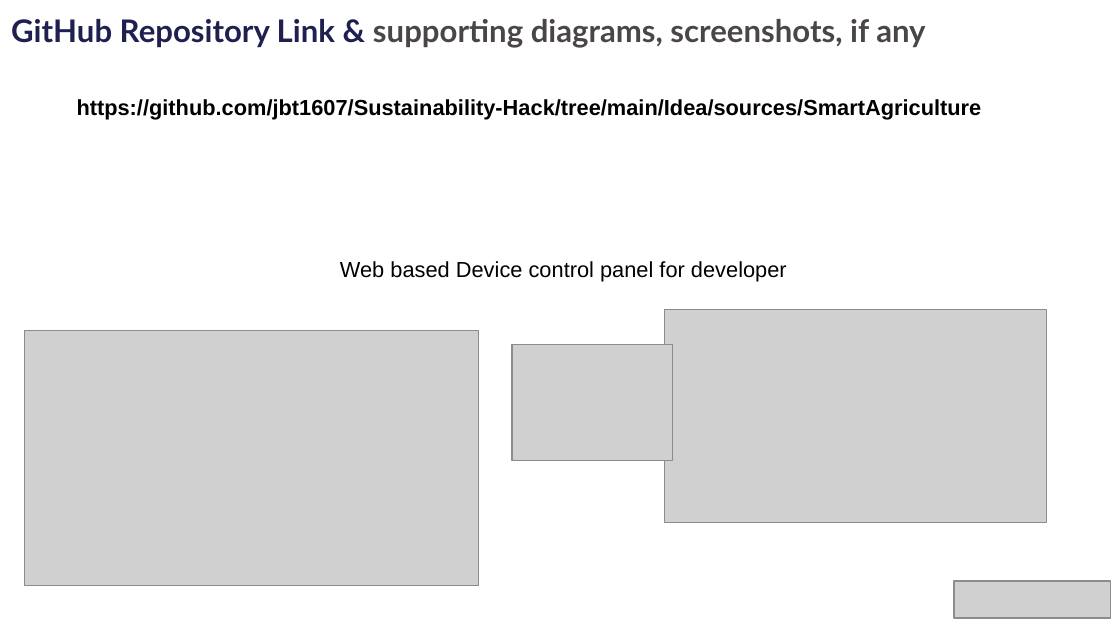
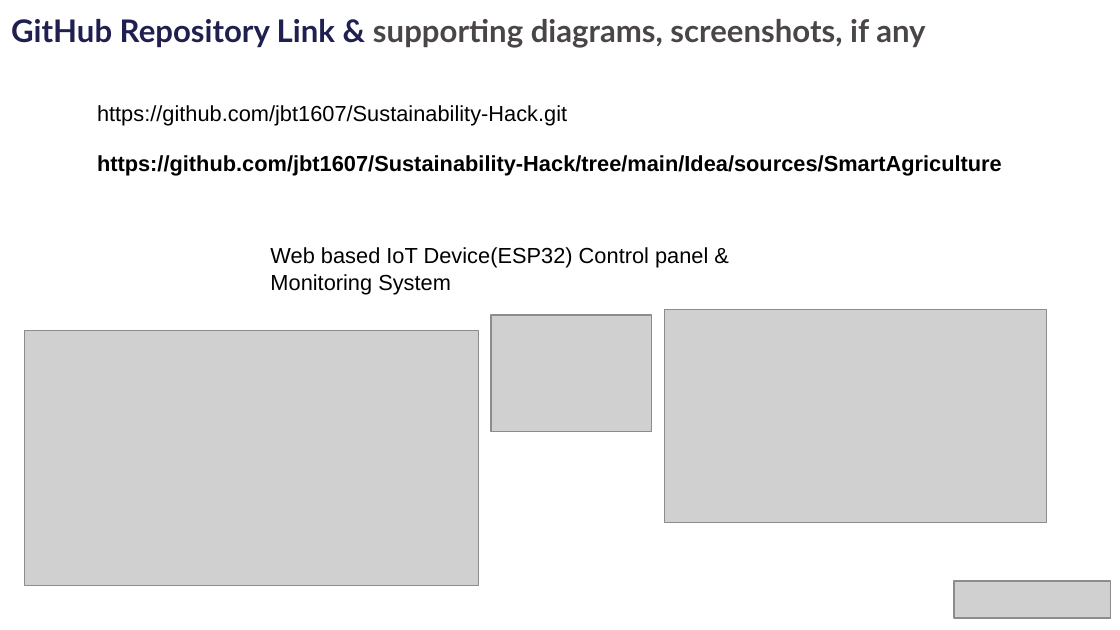
Before and after one commit to jbt1607/Sustainability-Hack, a slide deck: slide 11 of Idea/Smart Agriculture.pptx. Drawn at 1120x630 pixels with LibreOffice and Linux fonts; fonts in the diff are those of the drawing; grey boxes stand for pictures; background and template pictures are left out. Boxes give left, top, right and bottom in pixels: in the first picture for what was removed or moved away, otherwise in the second. Text is boxed around its words. In the diff, an @@ line names an element or a change of style, - is before the commit and + after.

```diff
--- a/Idea/Smart Agriculture.pptx
+++ b/Idea/Smart Agriculture.pptx
@@ text added at [97,105,567,126], 14 pt, text #000000 @@
+https://github.com/jbt1607/Sustainability-Hack.git
@@ text "https://github.com/jbt1607/Sustainability-Hack/tree/main/Ide ...": place and size @@
-text "https://github.com/jbt1607/Sustainability-Hack/tree/main/Ide ..." at [77,99,982,120]
+text "https://github.com/jbt1607/Sustainability-Hack/tree/main/Ide ..." at [97,155,1002,176]
@@ text at [270,247,708,294]: text changed @@
-Web based Device control panel for developer
+Web based IoT Device(ESP32) Control panel & Monitoring System
@@ picture: place and size @@
-picture at [512,344,672,460]
+picture at [491,315,651,431]
```
Also in this commit, not shown: 2 other files.
